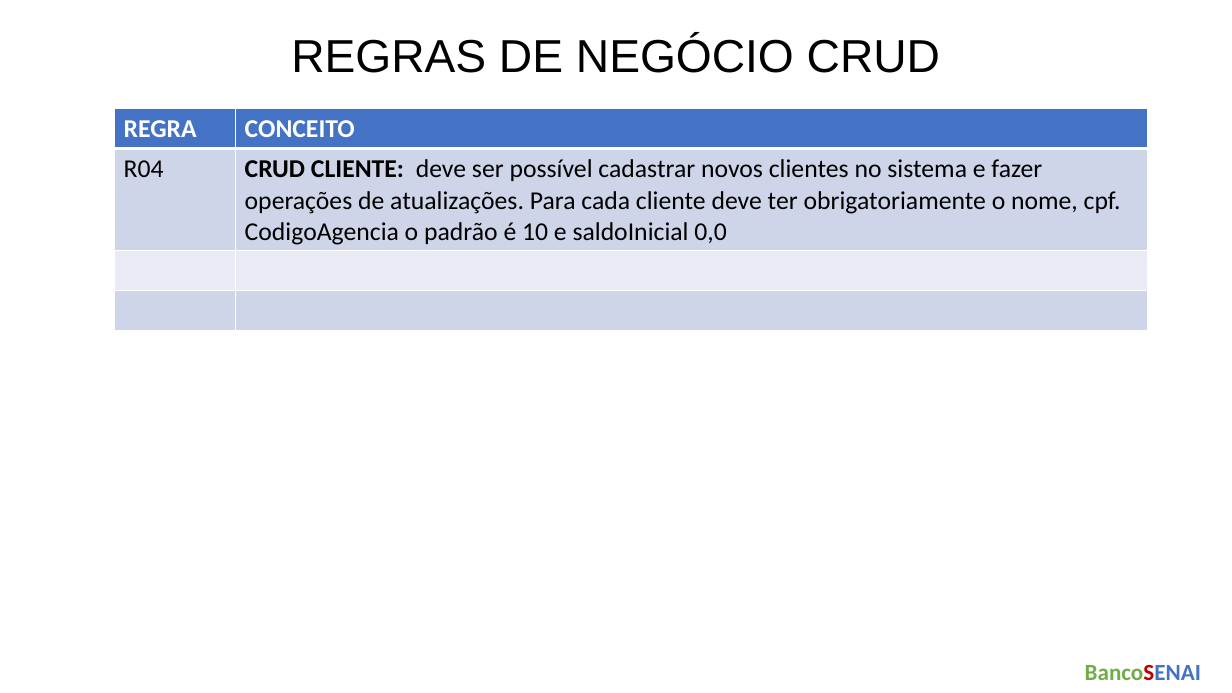
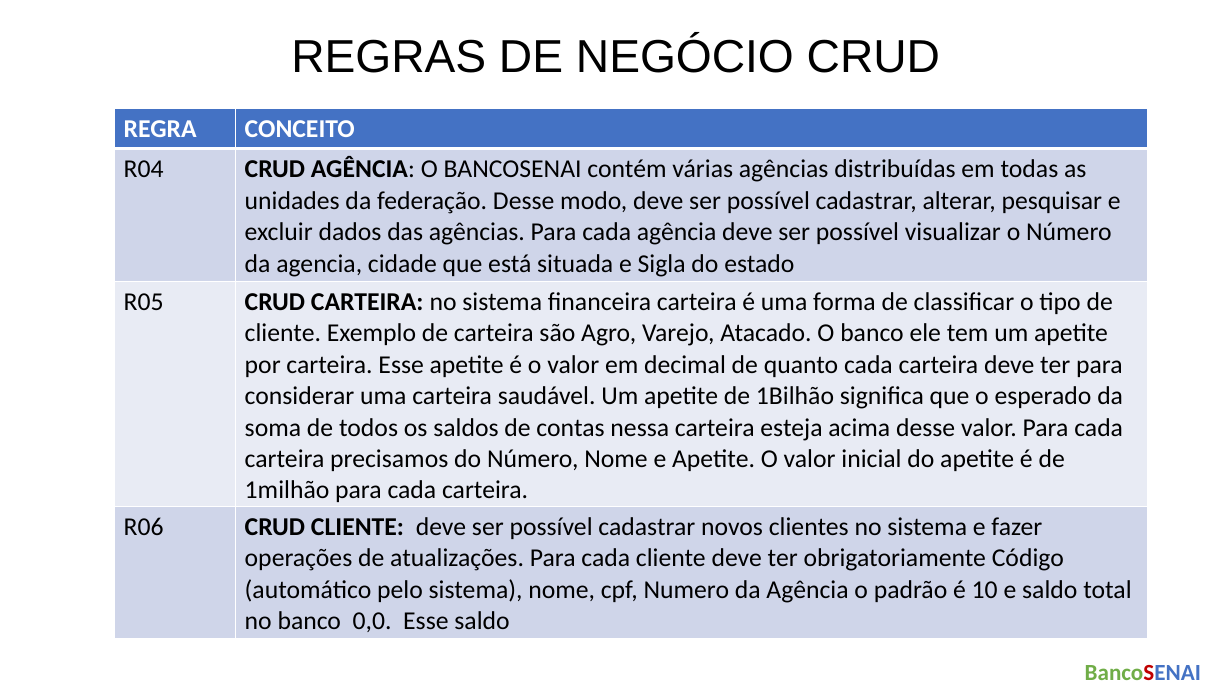
Before and after one commit to cauadrocha-dot/bancosenai, a slide deck: slide 4 of Documentacao/ArquiteturaProjeto.pptx. Drawn at 1232x693 pixels with LibreOffice and Linux fonts; fonts in the diff are those of the drawing. Boxes give left, top, right and bottom in pixels: in the first picture for what was removed or moved away, otherwise in the second. Text is boxed around its words. In the diff, an @@ line names an element or a change of style, - is before the commit and + after.

```diff
--- a/Documentacao/ArquiteturaProjeto.pptx
+++ b/Documentacao/ArquiteturaProjeto.pptx
@@ table at <box>115,109,1148,639</box> @@
-row 2, column 2: CRUD CLIENTE: deve ser possível cadastrar novos clientes no sistema e fazer operações de atualizações. Para cada cliente deve ter obrigatoriamente o nome, cpf. CodigoAgencia o padrão é 10 e saldoInicial 0,0
+row 2, column 2: CRUD AGÊNCIA: O BANCOSENAI contém várias agências distribuídas em todas as unidades da federação. Desse modo, deve ser possível cadastrar, alterar, pesquisar e excluir dados das agências. Para cada agência deve ser possível visualizar o Número da agencia, cidade que está situada e Sigla do estado
-row 3, column 1: 
+row 3, column 1: R05
-row 3, column 2: 
+row 3, column 2: CRUD CARTEIRA: no sistema financeira carteira é uma forma de classificar o tipo de cliente. Exemplo de carteira são Agro, Varejo, Atacado. O banco ele tem um apetite por carteira. Esse apetite é o valor em decimal de quanto cada carteira deve ter para considerar uma carteira saudável. Um apetite de 1Bilhão significa que o esperado da soma de todos os saldos de contas nessa carteira esteja acima desse valor. Para cada carteira precisamos do Número, Nome e Apetite. O valor inicial do apetite é de 1milhão para cada carteira.
-row 4, column 1: 
+row 4, column 1: R06
-row 4, column 2: 
+row 4, column 2: CRUD CLIENTE: deve ser possível cadastrar novos clientes no sistema e fazer operações de atualizações. Para cada cliente deve ter obrigatoriamente Código (automático pelo sistema), nome, cpf, Numero da Agência o padrão é 10 e saldo total no banco 0,0. Esse saldo
```
Also in this commit, not shown: 1 slide added.
